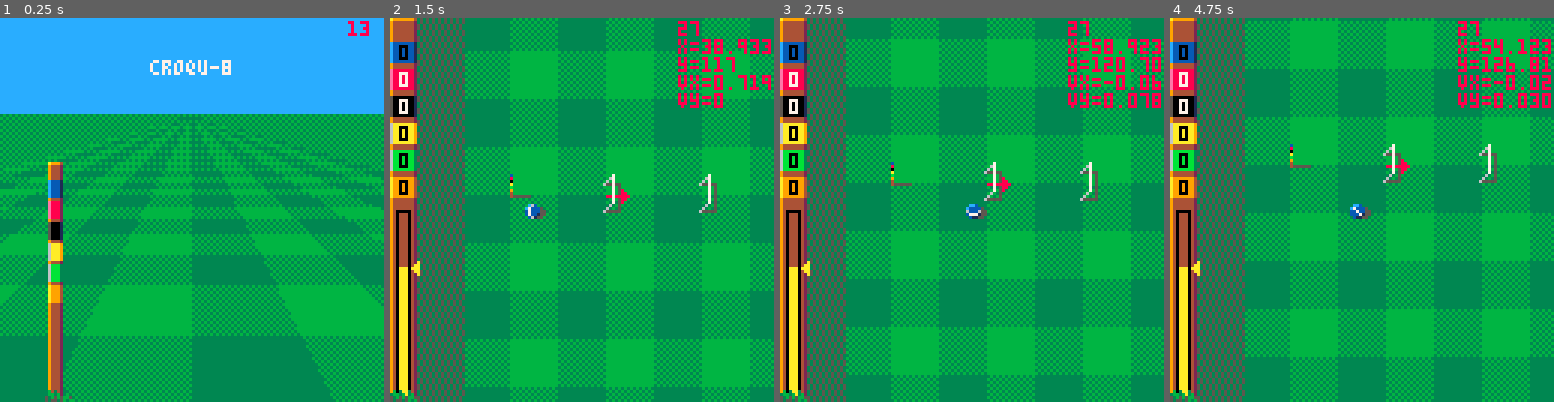
Above: before the commit, frames 1-4 (left to right).
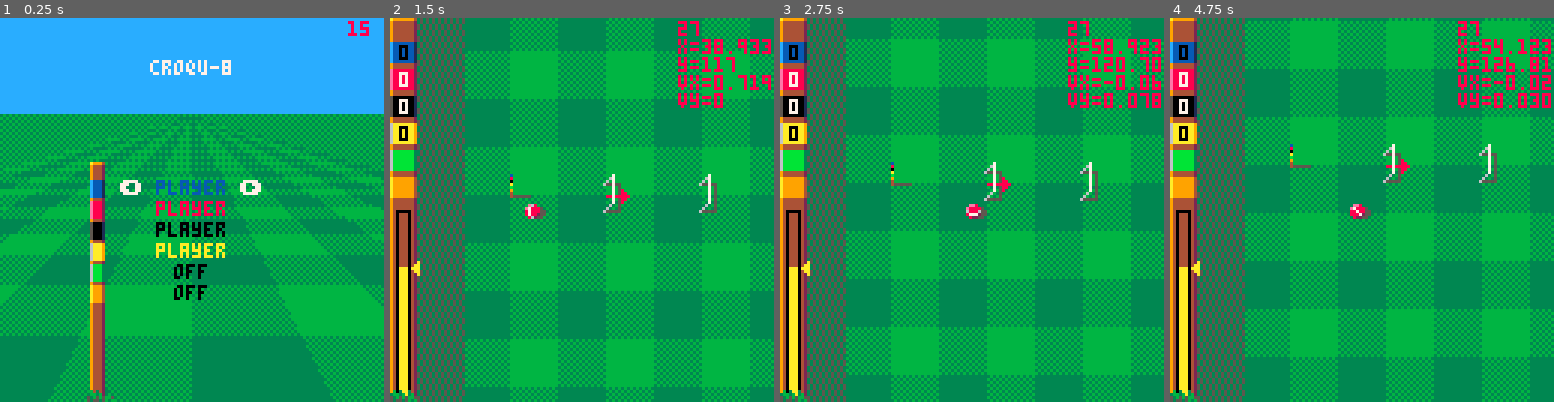
Above: after the commit, the same moments.

Repository: Joeltronics/croqu-8
Game: PICO-8 cartridge croquet.p8
Two runs of this game, one before a commit and one after it. Both use one fixed random seed, a clock stepped at 60 frames per second and the inputs below.
Inputs:
- Up to frame 1 (0.25 s): no input
- Up to frame 2 (1.5 s): tap O (Z key) at 0.33, 0.7, 1.43 s; tap X (X key) at 1.07 s
- Up to frame 3 (2.75 s): hold Left 1.97-2.37 s; tap X (X key) at 2.07, 2.4, 2.73 s; tap O (Z key) at 2.22 s; hold Down from 2.42 s (still down)
- Up to frame 4 (4.75 s): release Down at 2.82 s; hold Right 2.87-3.53 s; tap X (X key) every 0.33 s from 3.07 to 4.73 s; tap O (Z key) at 3.1, 3.98 s; hold Up 3.58-4.08 s; hold Right 4.13-4.53 s; hold Down from 4.58 s (still down)

The runs differ from the first frame. In frame 1, 7.0% of the frame differs, in the area x 11-97%, y 1-100%; in frame 2, 0.2%; in frame 3, 0.2%; in frame 4, 0.3%.

Commit message:
Select how many players, and randomize starting player

Diff:
--- a/croquet.p8
+++ b/croquet.p8
@@ -109,12 +109,14 @@
 -- Globals
 --
 
+num_players = 6
+
 game_started = false
 
 players = {}
 balls = {}
 
-player_idx = nil
+player_idx = 1
 
 camera_x = 64
 camera_y = CY
@@ -485,11 +487,42 @@
 
 function update_title_screen()
 
-	local op = btnp(4)
-
-	-- TODO: title screen logic (select number of players, etc)
-
-	if op then
+	local player = players[player_idx]
+
+	if btnp(0) or btnp(1) then
+		-- Left/Right
+		player.enabled = not player.enabled
+
+		num_players = 0
+		for p in all(players) do
+			if (p.enabled) num_players += 1
+		end
+	end
+
+	if btnp(2) then
+		-- Up
+		player_idx -= 2
+		player_idx %= 6
+		player_idx += 1
+	end
+	if btnp(3) then
+		-- Down
+		player_idx %= 6
+		player_idx += 1
+	end
+
+	if (num_players > 0) and btnp(4) then
+
+		-- player_idx = ceil(rnd(#players)) would work - next_player() will skip to next valid
+		-- but this would not be fair when not using all players
+		local valid_player_idxs = {}
+		for idx = 1,#players do
+			if (players[idx].enabled) add(valid_player_idxs, idx)
+		end
+		player_idx = valid_player_idxs[ceil(rnd(#valid_player_idxs))]
+
+		next_player()
+
 		game_started = true
 	end
 end
@@ -529,13 +562,13 @@
 
 	print_centered('croqu-8', 64, 14, 7)
 
-	if (time() % 1.0) > 0.5 then
-		print_centered('press 🅾️', 64, 110, 7)
+	if (num_players > 0) and (time() % 1.0) > 0.5 then
+		print_centered('press 🅾️', 64, 100, 7)
 	end
 
 	-- Pole
 
-	local x1, x2, y1 = 16, 20, 48
+	local x1, x2, y1 = 30, 34, 48
 
 	rectfill(x1, y1, x2, 128, 4)
 	line(x1, y1, x1, 128, 9)
@@ -561,7 +594,20 @@
 		line(x1, py1, x1, py2, p.color_light)
 		line(x2, py1, x2, py2, p.color_dark)
 
-		-- TODO: print which players are enabled (or CPU, once that's implemented)
+		local col = p.color_main
+		if (col == 11) col = 7
+
+		if p.enabled then
+			print_centered('player', 64, py1, col)
+		else
+			print_centered('off', 64, py1, 0)
+		end
+
+		if idx == player_idx then
+			print('⬅️', 64 - 20 - 4, py1, 7)
+			print('➡️', 64 + 20 - 4, py1, 7)
+		end
+
 	end
 
 	if (DEBUG) print(round(stat(1) * 100), 116, 1, 8)
@@ -592,25 +638,29 @@
 
 function next_player()
 
-	local player
-
-	if player_idx then
+	local player = players[player_idx]
+	player.shots = 0
+	if (player.bonus_shots) player.bonus_shots = 0
+
+	local n_iter = 0
+	while true do
+		player_idx %= #players
+		player_idx += 1
 		player = players[player_idx]
-		player.shots = 0
-		if (player.bonus_shots) player.bonus_shots = 0
-	else
-		player_idx = 0
-	end
-
-	player_idx %= #PALETTES
-	player_idx += 1
-	player = players[player_idx]
+
+		if (player.enabled) break
+
+		n_iter += 1
+		assert(n_iter <= #players)
+	end
 
 	next_shot_same_player()
 
+	assert(player.enabled)
 	assert(player.shots == 0, 'player.shots='..player.shots)
 	assert((not player.bonus_shots) or (player.bonus_shots == 0), 'player.bonus_shots='..(player.bonus_shots or 'nil'))
 	player.shots = 1
+	if (player.bonus_shots) player.bonus_shots = 0
 
 	if (not player.ball) reset_ball(player)
 
@@ -679,20 +729,20 @@
 		if (not wicket.hidden) add_wicket_collision_points(idx, wicket)
 	end
 
-	for palette in all(PALETTES) do
+	for idx = 1,#PALETTES do
+		local palette = PALETTES[idx]
 		add(players, {
+			ball=nil,
+			enabled=idx <= 4,
 			palette=palette,
 			color_main=palette[8],
 			color_light=palette[14],
 			color_dark=palette[2],
 			last_wicket_idx=1,
 			shots=0,
-			-- bonus_shots=nil,
+			bonus_shots=nil,
 		})
 	end
-
-	player_idx = nil
-	next_player()
 
 	cls()
 	if (DEBUG) poke(0x5F2D, 1)  -- enable keyboard
@@ -939,6 +989,7 @@
 
 function draw_shot()
 	local player = players[player_idx]
+	assert(player.ball)
 	local x, y = player.ball.x, player.ball.y
 	if (not x) return -- HACK: this shouldn't be needed
 	local dx, dy = cos(shot_angle), sin(shot_angle)
@@ -1013,7 +1064,7 @@
 		line(0, y1, 0, y2, p.color_light)
 		line(STATUS_BAR_WIDTH, y1, STATUS_BAR_WIDTH, y2, p.color_dark)
 
-		print_centered(players[idx].last_wicket_idx - 1, 5, y1+1, textcol)
+		if (p.enabled) print_centered(p.last_wicket_idx - 1, 5, y1+1, textcol)
 
 		if idx == player_idx then
 
Not shown, changed: README.md
